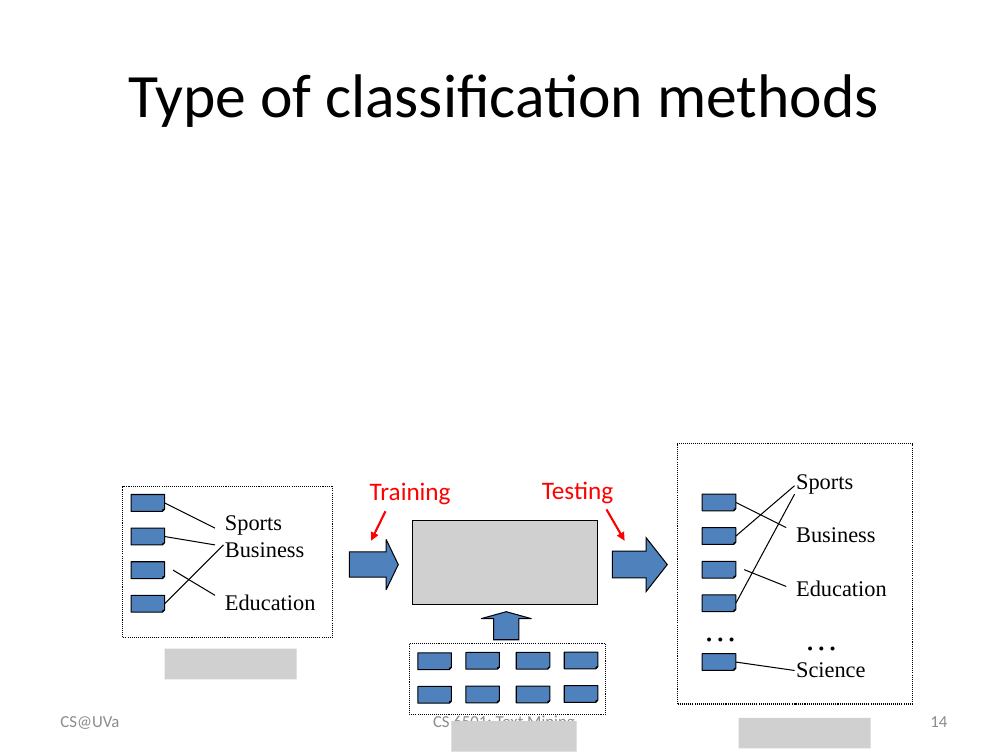
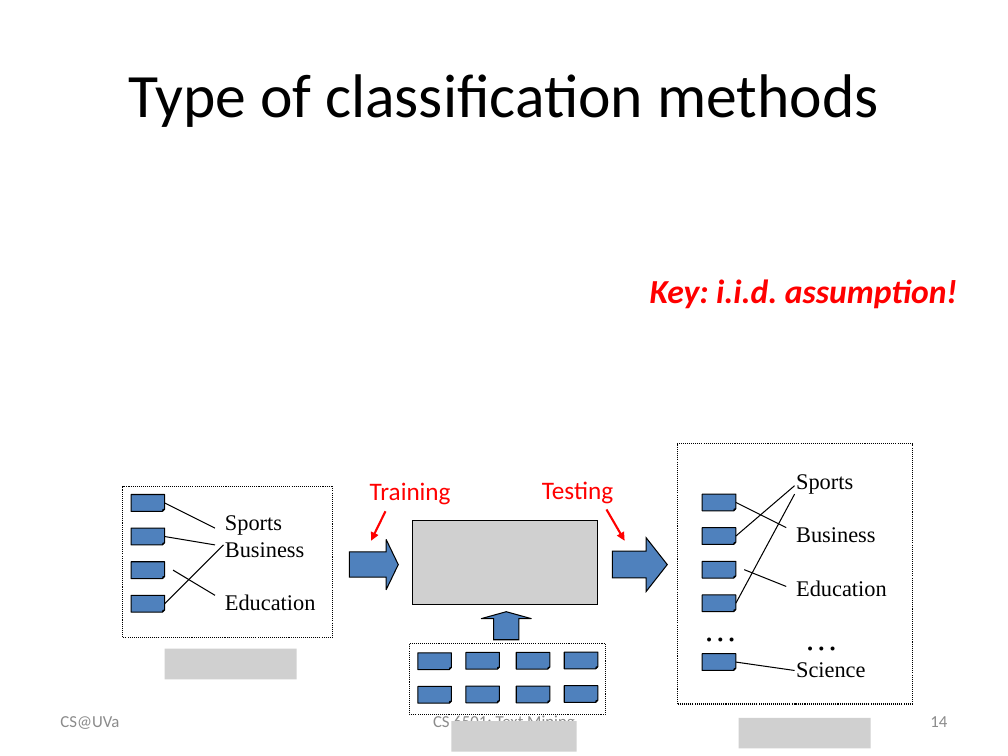
Before and after one commit to wang296/CS6501-Text-Mining, a slide deck: slide 14 of docs/TextCategorization.pptx. Drawn at 1008x756 pixels with LibreOffice and Linux fonts; fonts in the diff are those of the drawing; grey boxes stand for pictures. Boxes give left, top, right and bottom in pixels: in the first picture for what was removed or moved away, otherwise in the second. Text is boxed around its words. In the diff, an @@ line names an element or a change of style, - is before the commit and + after.

```diff
--- a/docs/TextCategorization.pptx
+++ b/docs/TextCategorization.pptx
@@ text added at (650,279,957,309), 24 pt, text #FF0000, bold, italic @@
+Key: i.i.d. assumption!
```
Also in this commit, not shown: 7 other slides changed, 5 other files.
